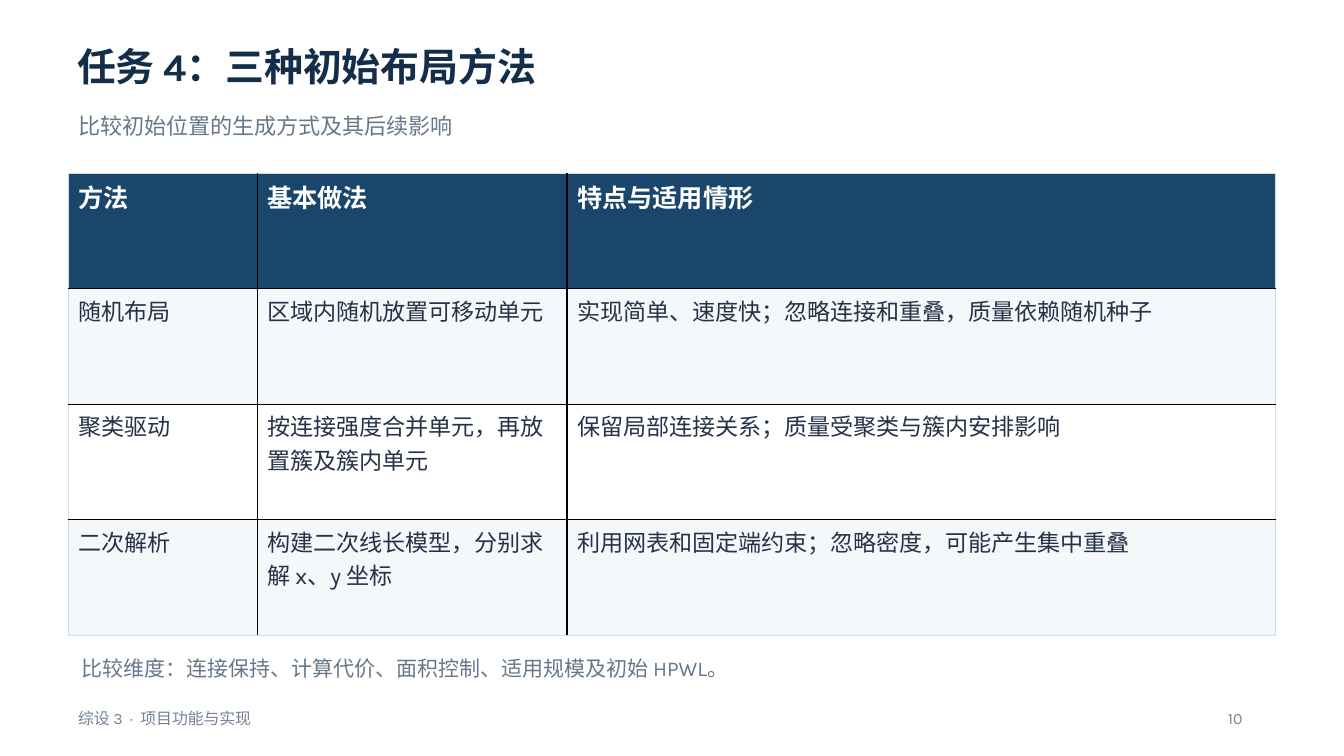
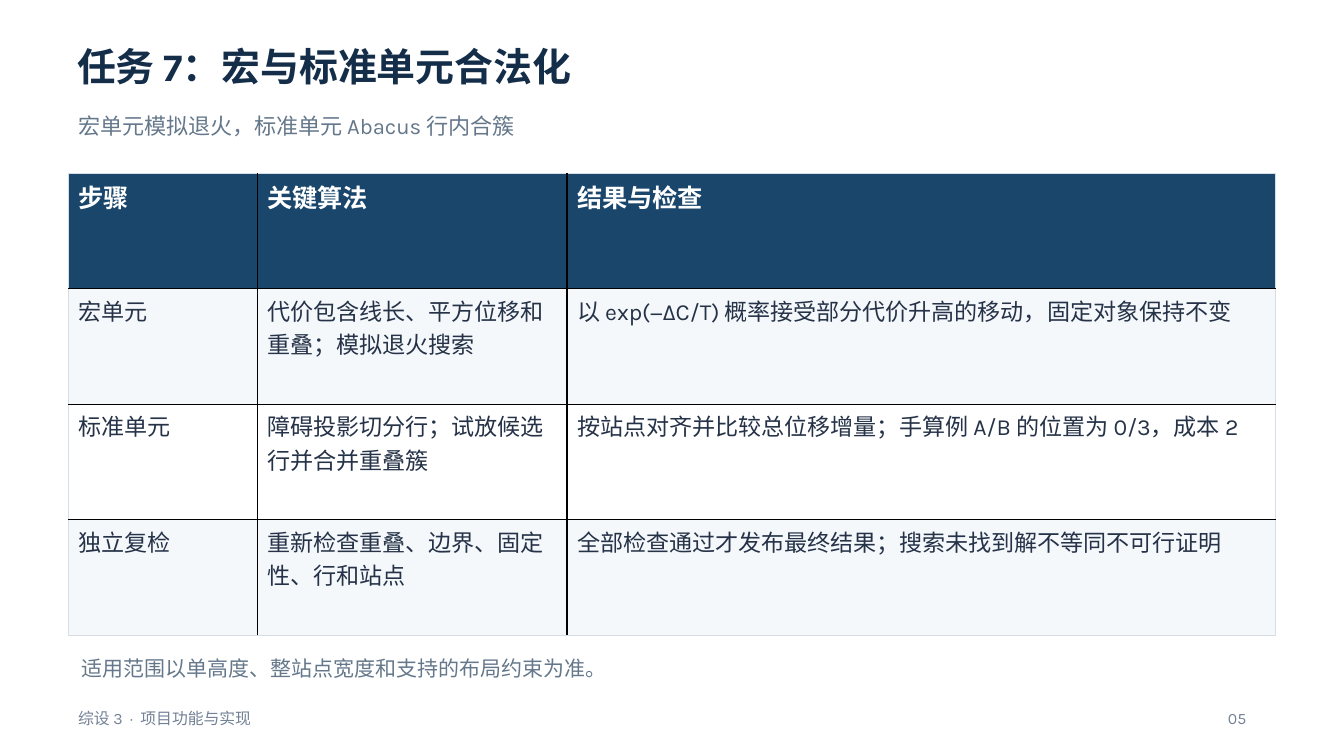
Before and after one commit to kamisato-funeki/ZS-3, a slide deck: slide 5 of docs/综设3-任务5至7汇报.pptx (slide 10 before the commit). Drawn at 1344x756 pixels with LibreOffice and Linux fonts; fonts in the diff are those of the drawing. Boxes give left, top, right and bottom in pixels: in the first picture for what was removed or moved away, otherwise in the second. Text is boxed around its words. In the diff, an @@ line names an element or a change of style, - is before the commit and + after.

```diff
--- a/docs/综设3-任务5至7汇报.pptx
+++ b/docs/综设3-任务5至7汇报.pptx
@@ text at (77, 47, 572, 85): text changed @@
-任务 4：三种初始布局方法
+任务 7：宏与标准单元合法化
@@ text at (78, 115, 514, 136): text changed @@
-比较初始位置的生成方式及其后续影响
+宏单元模拟退火，标准单元 Abacus 行内合簇
@@ table at (69, 173, 1276, 635) @@
-row 1: 方法 | 基本做法 | 特点与适用情形
+row 1: 步骤 | 关键算法 | 结果与检查
-row 2: 随机布局 | 区域内随机放置可移动单元 | 实现简单、速度快；忽略连接和重叠，质量依赖随机种子
+row 2: 宏单元 | 代价包含线长、平方位移和重叠；模拟退火搜索 | 以 exp(−ΔC/T) 概率接受部分代价升高的移动，固定对象保持不变
-row 3: 聚类驱动 | 按连接强度合并单元，再放置簇及簇内单元 | 保留局部连接关系；质量受聚类与簇内安排影响
+row 3: 标准单元 | 障碍投影切分行；试放候选行并合并重叠簇 | 按站点对齐并比较总位移增量；手算例 A/B 的位置为 0/3，成本 2
-row 4: 二次解析 | 构建二次线长模型，分别求解 x、y 坐标 | 利用网表和固定端约束；忽略密度，可能产生集中重叠
+row 4: 独立复检 | 重新检查重叠、边界、固定性、行和站点 | 全部检查通过才发布最终结果；搜索未找到解不等同不可行证明
@@ text at (81, 658, 606, 678): text changed @@
-比较维度：连接保持、计算代价、面积控制、适用规模及初始 HPWL。
+适用范围以单高度、整站点宽度和支持的布局约束为准。
@@ text at (1228, 714, 1246, 724): text changed @@
-10
+05
```
Also in this commit, not shown: 4 other slides changed, 1 slide added, 14 slides removed.
